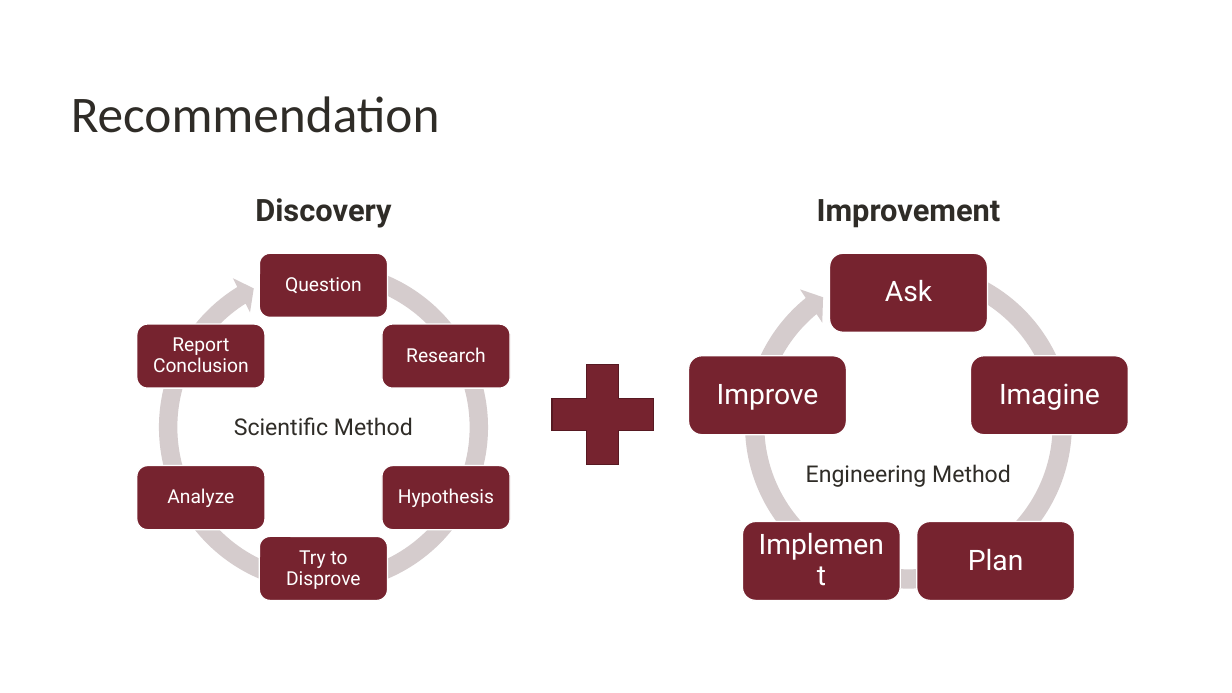
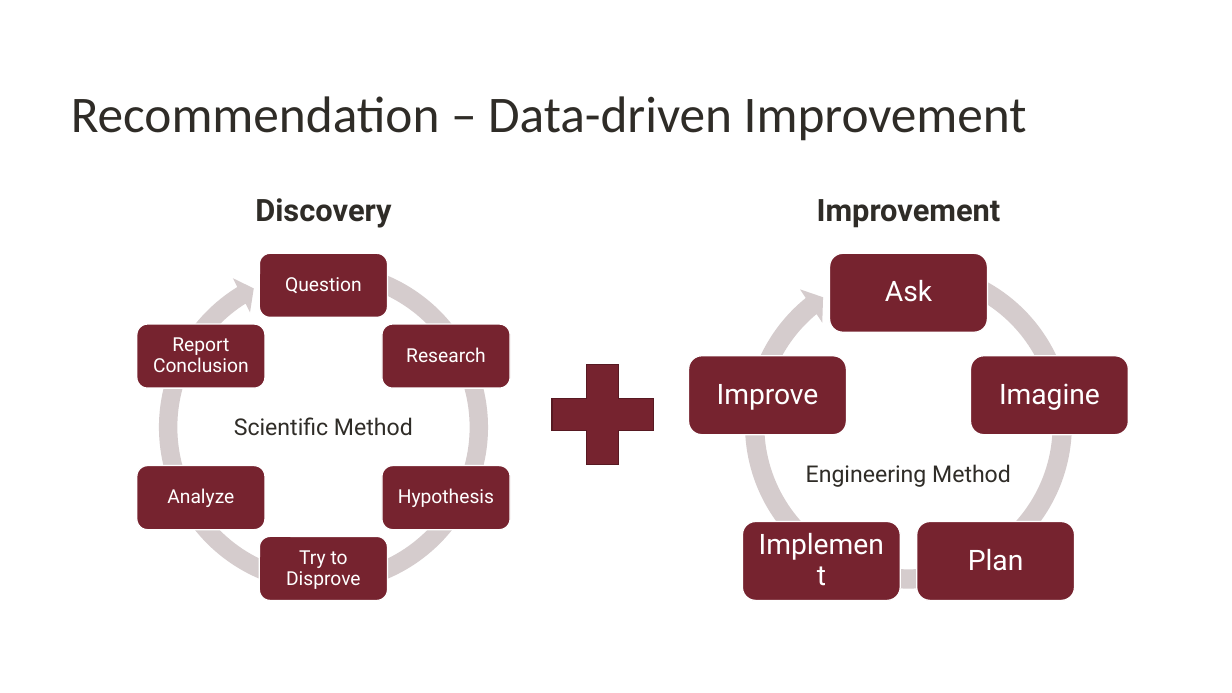
Before and after one commit to digdeeproots/talks, a slide deck: slide 9 of Decks/Craft2023-PromiscuousPairingBeginnerMind.pptx. Drawn at 1232x693 pixels with LibreOffice and Linux fonts; fonts in the diff are those of the drawing; background and template pictures are left out. Boxes give left, top, right and bottom in pixels: in the first picture for what was removed or moved away, otherwise in the second. Text is boxed around its words. In the diff, an @@ line names an element or a change of style, - is before the commit and + after.

```diff
--- a/Decks/Craft2023-PromiscuousPairingBeginnerMind.pptx
+++ b/Decks/Craft2023-PromiscuousPairingBeginnerMind.pptx
@@ title at <box>71,96,1027,141</box>: text changed @@
-Recommendation
+Recommendation – Data-driven Improvement
```
Also in this commit, not shown: 3 other slides changed, 1 slide added.
